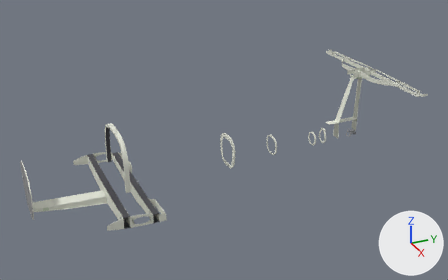
The glTF model models/da40/da40-structure.glb as it was, and as the next commit left it.
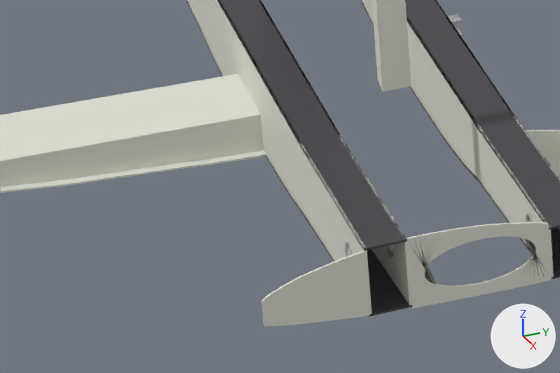
The first picture shows the older version from a 50 mm lens placed at (9.09, -1.89, 5.9), pointed at (0.08, 2.16, 1.4). The close-ups show the older and then the newer version on the part from 14% to 35% of the width and 64% to 85% of the height of that picture. Only the edits that show in the close-ups are written down. The lights are fixed; the arrows at lower right show +X, +Y and +Z. Where no turn or scale is listed for an object, it has been applied to the vertices. Vertices at exactly the same position are counted once.

Script lines for the objects in view, before the commit:
```python
me_front_main_bulkhead = bpy.data.meshes.new('Front main bulkhead')
me_front_main_bulkhead.from_pydata(...)  # 396 vertices, 784 faces; spans x -1.19..1.19, y -0.05..0.05, z -0.14..0.14
me_front_main_bulkhead.materials.append(mat_da40_gfrp_frame__fuselage)  # white #e5e7da
me_front_outer_rib_lh = bpy.data.meshes.new('Front outer rib LH')
me_front_outer_rib_lh.from_pydata(...)  # 100 vertices, 196 faces; spans x -0.002..0.002, y -0.128..0.128, z -0.09..0.09
me_front_outer_rib_lh.materials.append(mat_da40_gfrp_frame__fuselage)  # white #e5e7da
me_rear_main_bulkhead = bpy.data.meshes.new('Rear main bulkhead')
me_rear_main_bulkhead.from_pydata(...)  # 396 vertices, 784 faces; spans x -1.19..1.19, y -0.05..0.05, z -0.12..0.12
me_rear_main_bulkhead.materials.append(mat_da40_gfrp_frame__fuselage)  # white #e5e7da
me_top_hat_profile = bpy.data.meshes.new('Top hat profile')
me_top_hat_profile.from_pydata(...)  # 410 vertices, 1000 faces; spans x -0.146..0.146, y -0.591..0.591, z -0.076..0.076
me_top_hat_profile.materials.append(mat_da40_gfrp_frame__fuselage)  # white #e5e7da
ob_front_main_bulkhead = bpy.data.objects.new('Front main bulkhead', me_front_main_bulkhead)
ob_front_main_bulkhead.location = (0.0, 0.065, 0.831)
ob_front_outer_rib_lh = bpy.data.objects.new('Front outer rib LH', me_front_outer_rib_lh)
ob_front_outer_rib_lh.location = (1.19, -0.117, 0.876)
ob_rear_main_bulkhead = bpy.data.objects.new('Rear main bulkhead', me_rear_main_bulkhead)
ob_rear_main_bulkhead.location = (0.0, 0.525, 0.796)
ob_top_hat_profile = bpy.data.objects.new('Top hat profile', me_top_hat_profile)
ob_top_hat_profile.location = (0.038, -0.579, 0.767)
# also in view: 'Middle outer rib LH' at (1.19, 0.3, 0.87); 'Roll bar' at (0.0, 0.27, 1.48); 'Rear main bulkhead carbon caps' at (0.0, 0.52, 0.8); 'Front main bulkhead carbon caps' at (0.0, 0.06, 0.83); 'Rear closing rib LH' at (0.66, 0.63, 0.8)
```
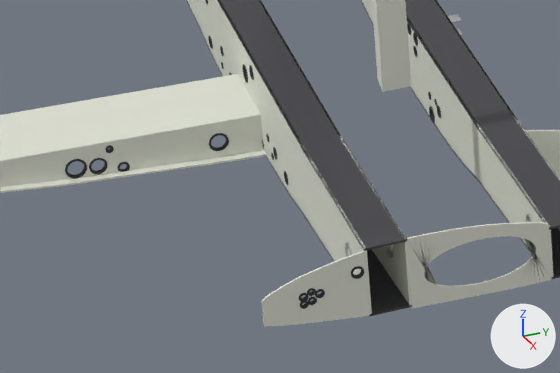
Patch to the scene script:
```diff
--- a/models/da40/da40-structure.glb.py
+++ b/models/da40/da40-structure.glb.py
@@ me_front_main_bulkhead @@
-me_front_main_bulkhead.from_pydata(...)  # 396 vertices, 784 faces; spans x -1.19..1.19, y -0.05..0.05, z -0.14..0.14
+me_front_main_bulkhead.from_pydata(...)  # 1672 vertices, 3464 faces; spans x -1.19..1.19, y -0.05..0.05, z -0.14..0.14
+# me_front_main_bulkhead part 1: 1280 vertices added at x -0.57..0.42, y -0.05..0.05, z -0.13..0.09
+# other edits to the shape of me_front_main_bulkhead do not show in these pictures
 me_front_main_bulkhead.materials.append(mat_da40_gfrp_frame__fuselage)
@@ me_rear_main_bulkhead @@
-me_rear_main_bulkhead.from_pydata(...)  # 396 vertices, 784 faces; spans x -1.19..1.19, y -0.05..0.05, z -0.12..0.12
+me_rear_main_bulkhead.from_pydata(...)  # 1232 vertices, 2540 faces; spans x -1.19..1.19, y -0.05..0.05, z -0.12..0.12
+# me_rear_main_bulkhead part 2: 840 vertices added at x -0.49..0.26, y -0.05..0.05, z -0.11..0.09
+# other edits to the shape of me_rear_main_bulkhead do not show in these pictures
 me_rear_main_bulkhead.materials.append(mat_da40_gfrp_frame__fuselage)
@@ me_top_hat_profile @@
-me_top_hat_profile.from_pydata(...)  # 410 vertices, 1000 faces; spans x -0.146..0.146, y -0.591..0.591, z -0.076..0.076
+me_top_hat_profile.from_pydata(...)  # 686 vertices, 1580 faces; spans x -0.146..0.146, y -0.591..0.591, z -0.076..0.076
+# me_top_hat_profile part 3: 200 vertices added at x -0.121..0.121, y 0.074..0.234, z -0.046..0.038
+# other edits to the shape of me_top_hat_profile do not show in these pictures
 me_top_hat_profile.materials.append(mat_da40_gfrp_frame__fuselage)
@@ ob_top_hat_profile_grommets @@
+ob_top_hat_profile_grommets = bpy.data.objects.new('Top hat profile grommets', me_top_hat_profile_grommets)  # 560 vertices, 1120 faces; spans x -0.124..0.124, y -0.215..0.215, z -0.045..0.045; in mat_da40_rubber_grommet (dark grey #303035)
+ob_top_hat_profile_grommets.location = (0.038, -0.293, 0.762)
@@ ob_rear_main_bulkhead_grommets @@
+ob_rear_main_bulkhead_grommets = bpy.data.objects.new('Rear main bulkhead grommets', me_rear_main_bulkhead_grommets)  # 1680 vertices, 3360 faces; spans x -0.376..0.376, y -0.055..0.055, z -0.107..0.107; in mat_da40_rubber_grommet (dark grey #303035)
+ob_rear_main_bulkhead_grommets.location = (-0.115, 0.525, 0.786)
@@ ob_front_outer_rib_lh_grommets @@
+ob_front_outer_rib_lh_grommets = bpy.data.objects.new('Front outer rib LH grommets', me_front_outer_rib_lh_grommets)  # 384 vertices, 768 faces; spans x -0.005..0.005, y -0.082..0.082, z -0.041..0.041; in mat_da40_rubber_grommet (dark grey #303035)
+ob_front_outer_rib_lh_grommets.location = (1.19, -0.075, 0.889)
@@ ob_front_main_bulkhead_grommets @@
+ob_front_main_bulkhead_grommets = bpy.data.objects.new('Front main bulkhead grommets', me_front_main_bulkhead_grommets)  # 2560 vertices, 5120 faces; spans x -0.499..0.499, y -0.055..0.055, z -0.112..0.112; in mat_da40_rubber_grommet (dark grey #303035)
+ob_front_main_bulkhead_grommets.location = (-0.078, 0.065, 0.808)
```

Boxes (x1, y1, x2, y2) around the edits, measured in the close-ups (560 x 373 px):
'Front main bulkhead', reshaped
    before: (187, 0, 412, 315)
    after: (187, 0, 412, 314)
'Top hat profile grommets', added
    after: (65, 133, 229, 178)
'Front outer rib LH grommets', added
    after: (299, 266, 364, 309)
'Front main bulkhead grommets', added (mostly hidden)
    after: (205, 0, 288, 185)
'Rear main bulkhead grommets', added (mostly hidden)
    after: (407, 23, 441, 123)
part 1 of me_front_main_bulkhead, added
    after: (187, 0, 297, 204)
part 2 of me_rear_main_bulkhead, added
    after: (362, 0, 452, 149)
part 3 of me_top_hat_profile, added
    after: (40, 136, 153, 182)
